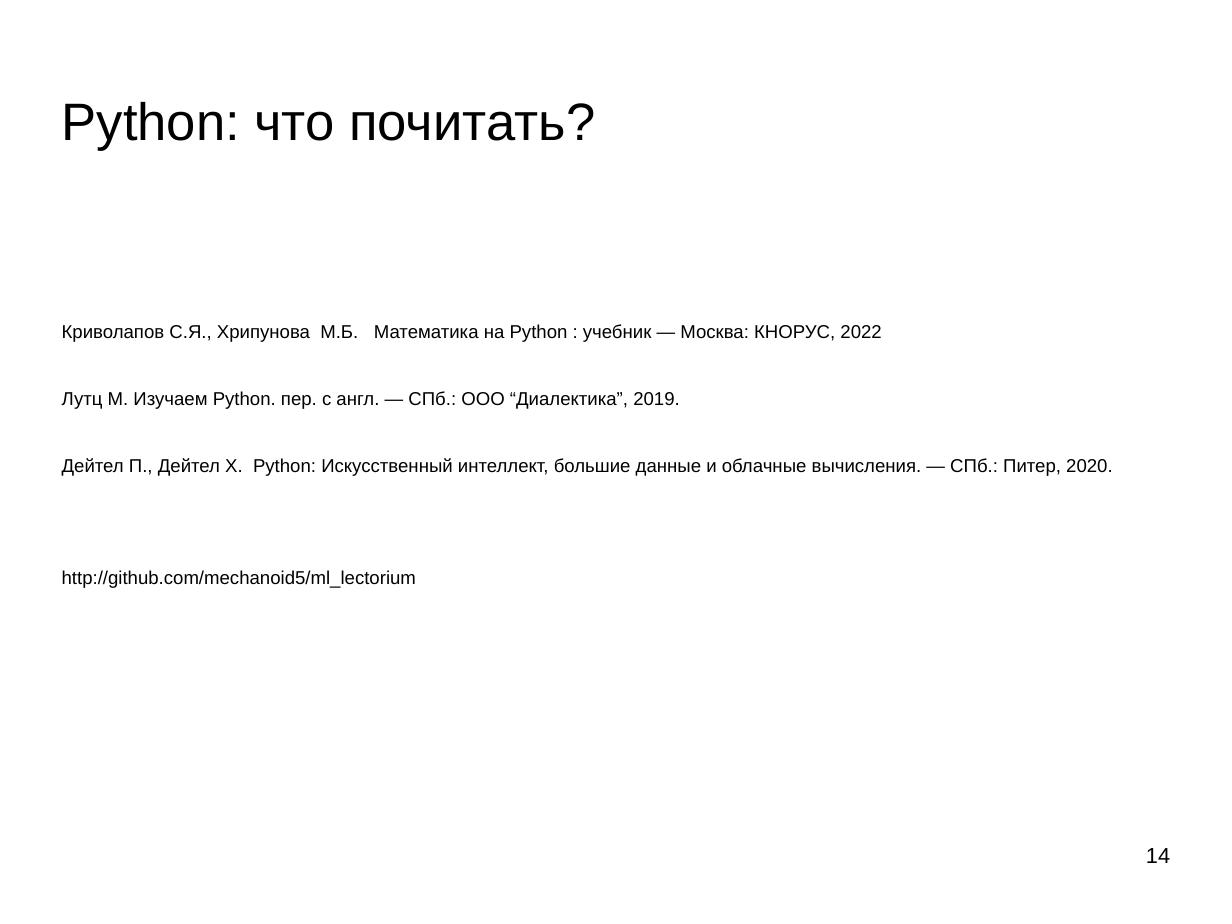
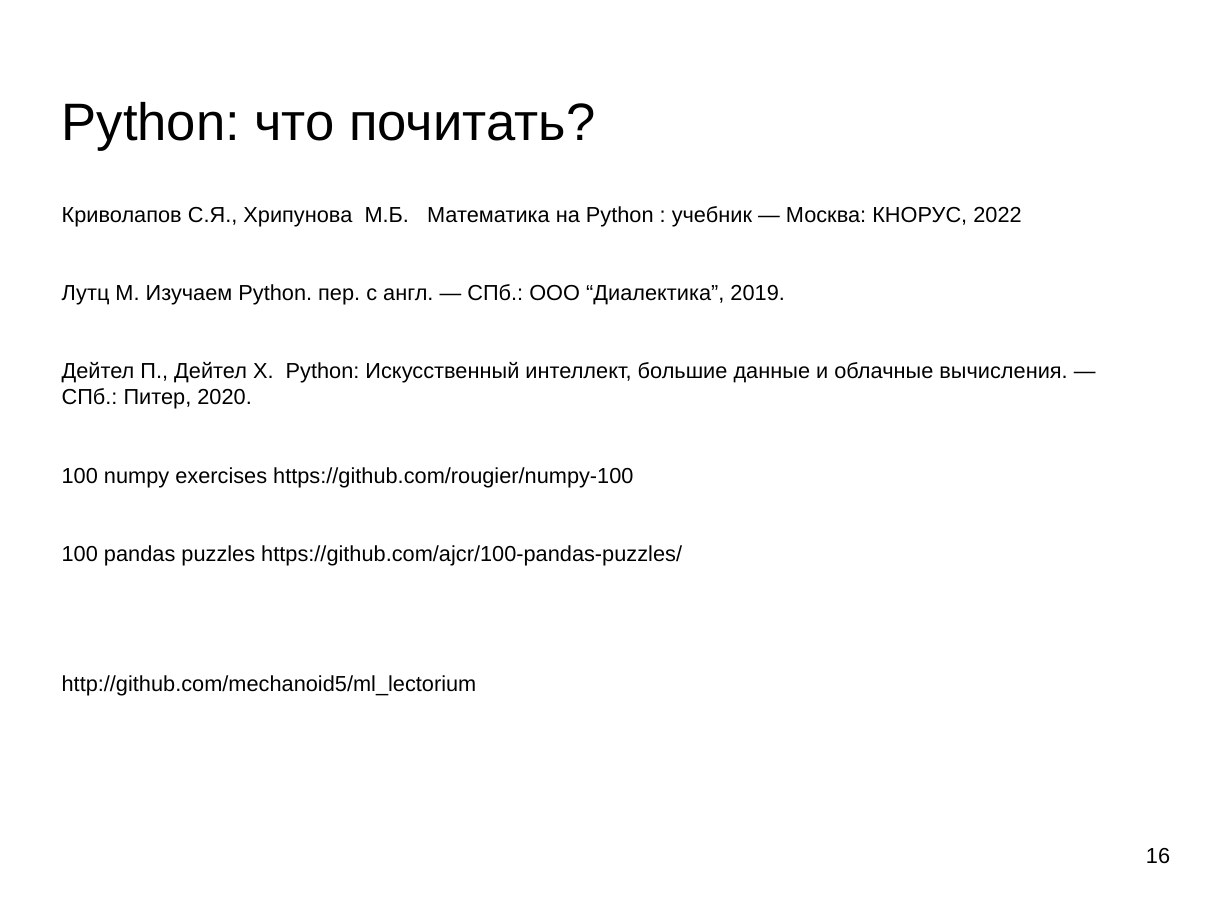
Before and after one commit to mechanoid5/ml_lectorium_2023_I, a slide deck: slide 16 of 02d-python-libs.odp (slide 14 before the commit). Drawn at 1232x924 pixels with LibreOffice and Linux fonts; fonts in the diff are those of the drawing; background and template pictures are left out. Boxes give left, top, right and bottom in pixels: in the first picture for what was removed or moved away, otherwise in the second. Text is boxed around its words. In the diff, an @@ line names an element or a change of style, - is before the commit and + after.

```diff
--- a/02d-python-libs.odp
+++ b/02d-python-libs.odp
@@ text "Криволапов С.Я., Хрипунова М.Б. Математика ...": place and size @@
-text "Криволапов С.Я., Хрипунова М.Б. Математика ..." at <box>62,324,1113,588</box>
+text "Криволапов С.Я., Хрипунова М.Б. Математика ..." at <box>62,206,1067,696</box>
@@ text at <box>62,206,1067,696</box>: size 12 to 14 pt in "Криволапов С.Я., Хрипунова М.Б. Математика на Python ...", "Лутц М. Изучаем Python. пер. с англ. ...", "Дейтел П., Дейтел Х. Python: Искусственный интеллект, ...", "http://github.com/mechanoid5/ml_lectorium" @@
@@ text at <box>62,467,682,566</box>: paragraphs added @@
+100 numpy exercises https://github.com/rougier/numpy-100
+100 pandas puzzles https://github.com/ajcr/100-pandas-puzzles/
@@ page number at <box>1146,848,1170,864</box>: text changed @@
-14
+16
```
Also in this commit, not shown: 3 other slides changed, 2 slides added.
